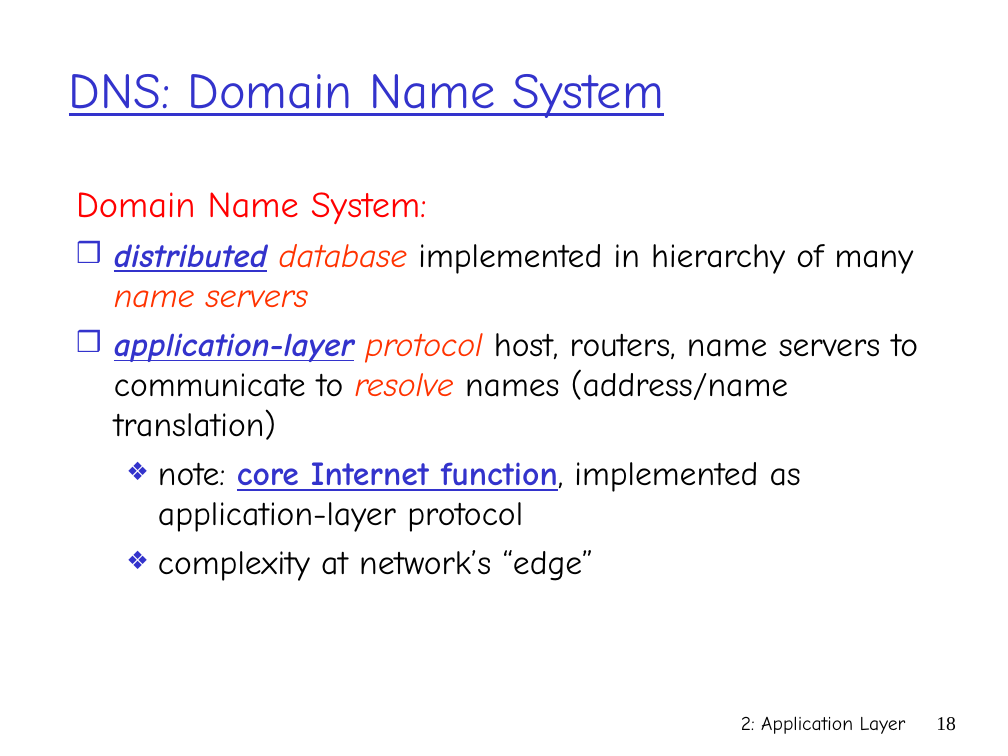
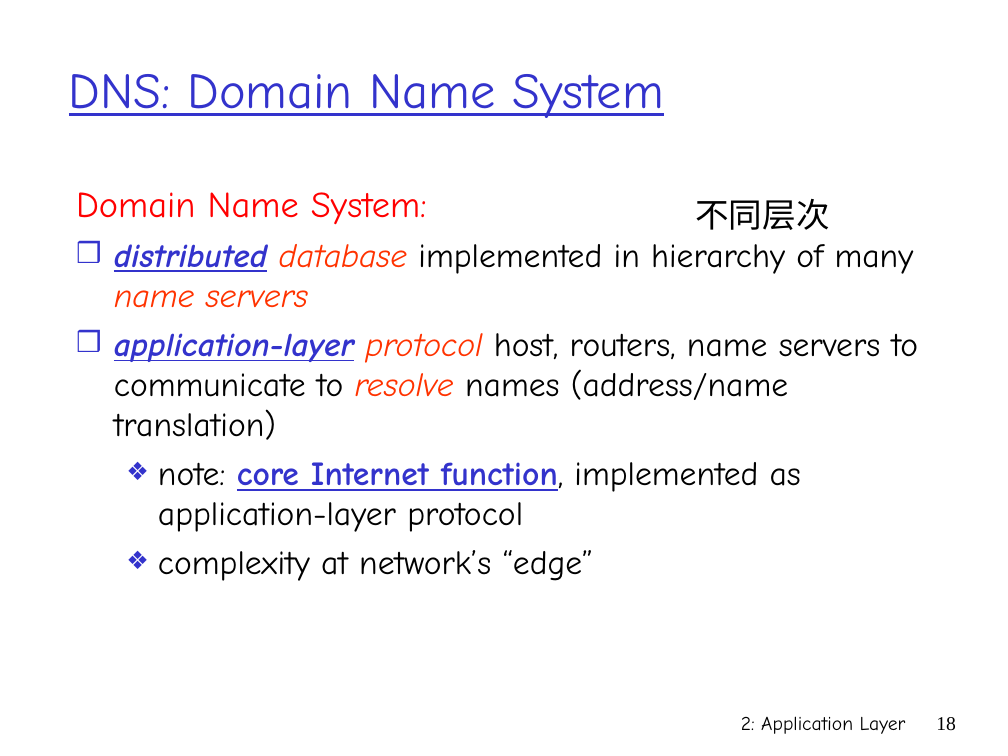
Before and after one commit to tomMoulard/PersonalSite, a slide deck: slide 18 of Main/assignment/network/Lecture_5_Ch02_Application_2.ppt. Drawn at 1008x756 pixels with LibreOffice and Linux fonts; fonts in the diff are those of the drawing. Boxes give left, top, right and bottom in pixels: in the first picture for what was removed or moved away, otherwise in the second. Text is boxed around its words. In the diff, an @@ line names an element or a change of style, - is before the commit and + after.

```diff
--- a/Main/assignment/network/Lecture_5_Ch02_Application_2.ppt
+++ b/Main/assignment/network/Lecture_5_Ch02_Application_2.ppt
@@ text added at bbox=[695, 199, 829, 230], 24 pt, text #000000 @@
+不同层次
```
Also in this commit, not shown: 3 other slides changed, 2 slides removed, 1 other file.
